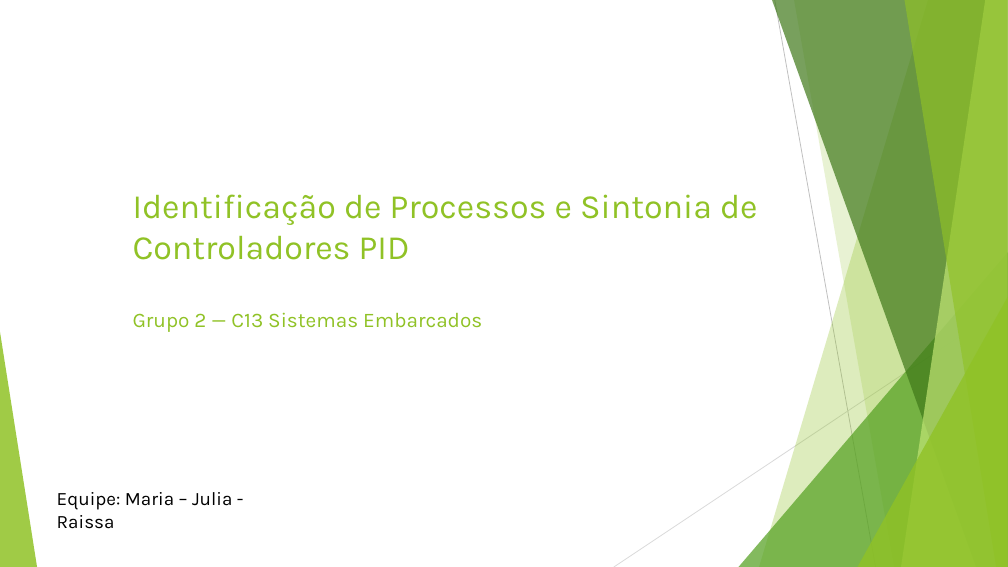
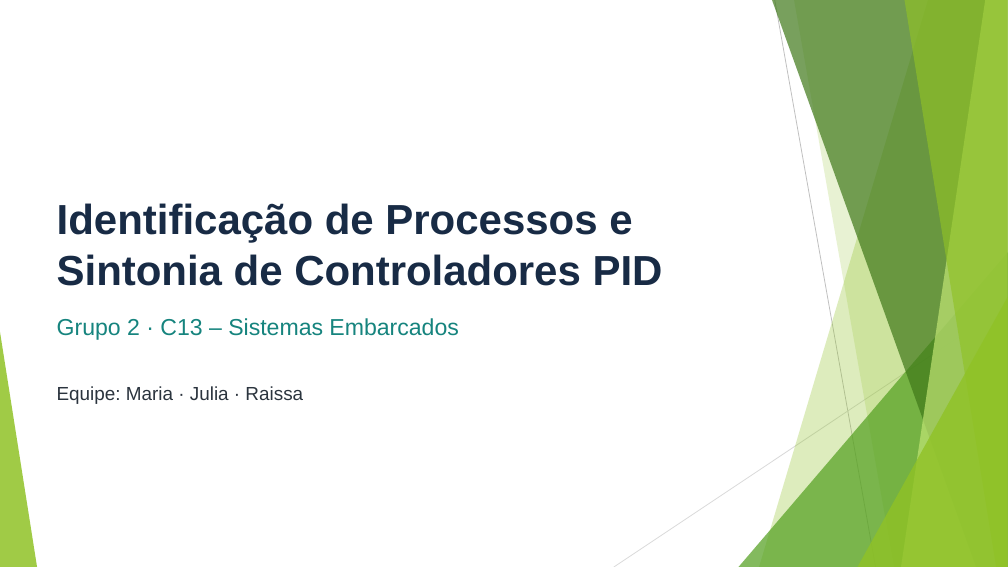
Before and after one commit to MariaRitaRR/projeto-de-embarcados-c13, a slide deck: slide 1 of Slides_Projeto_C13_1.pptx. Drawn at 1008x567 pixels with LibreOffice and Linux fonts; fonts in the diff are those of the drawing. Boxes give left, top, right and bottom in pixels: in the first picture for what was removed or moved away, otherwise in the second. Text is boxed around its words. In the diff, an @@ line names an element or a change of style, - is before the commit and + after.

```diff
--- a/Slides_Projeto_C13_1.pptx
+++ b/Slides_Projeto_C13_1.pptx
@@ title "Identificação de Processos e Sintonia ..." at bbox=[57, 203, 663, 340]: vertical alignment top to bottom @@
@@ title at bbox=[57, 203, 663, 340]: text changed; size 32.4 to 40 pt; font Karla to Arial; text colour #90C226 to #182B45; bold on @@
-Identificação de Processos e Sintonia de Controladores PID
-Grupo 2 — C13 Sistemas Embarcados
+Identificação de Processos e Sintonia de Controladores PID
+Grupo 2 · C13 – Sistemas Embarcados
@@ text at bbox=[57, 386, 303, 404]: text changed; font Karla to Arial; text colour #000000 to #2B343E @@
-Equipe: Maria – Julia - Raissa
+Equipe: Maria · Julia · Raissa
```
Also in this commit, not shown: 6 other slides changed, 1 slide added, 1 slide removed.
